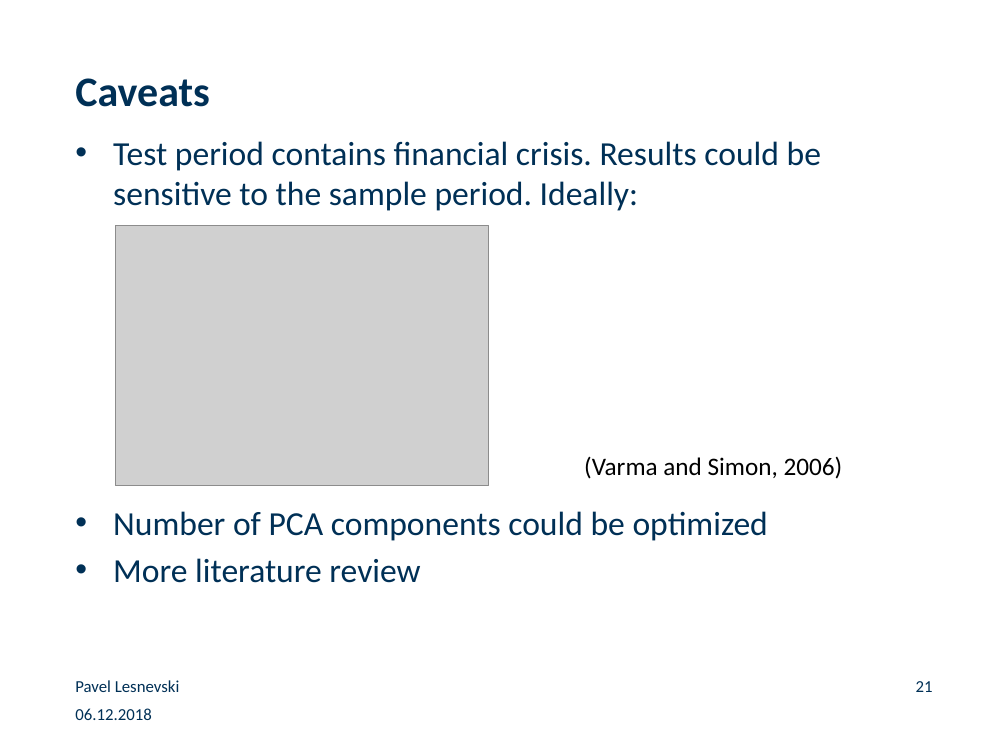
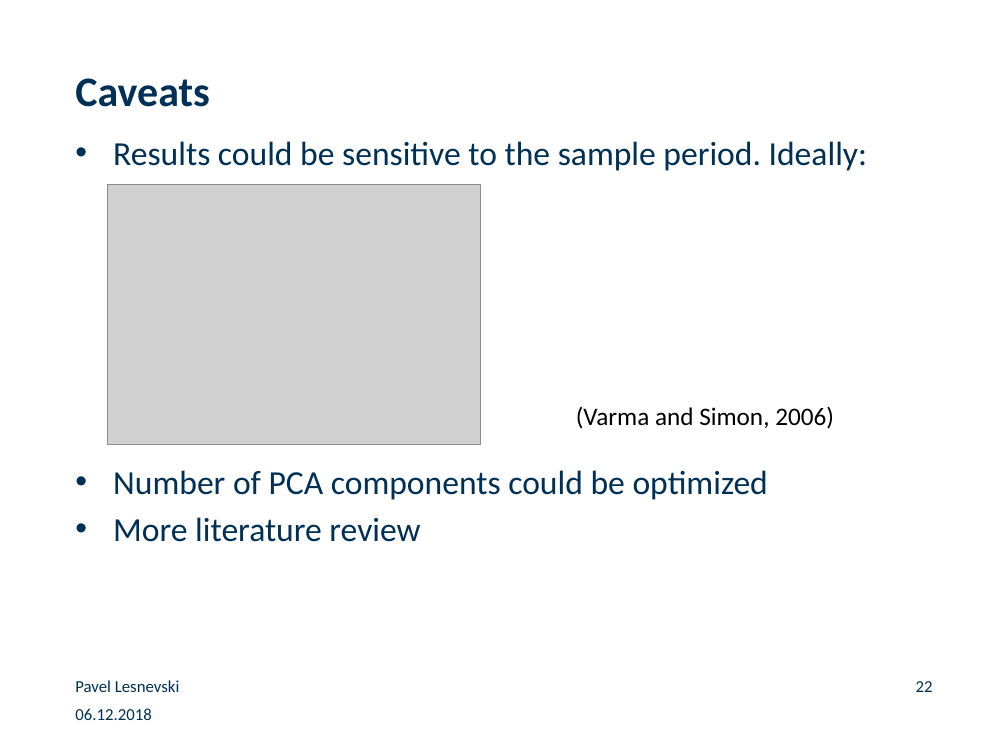
Before and after one commit to paveles/Machine_Learning_and_Equity_Index_Returns, a slide deck: slide 22 of _presentation/MachineLearning_StockMarketReturns.pptx (slide 21 before the commit). Drawn at 1008x756 pixels with LibreOffice and Linux fonts; fonts in the diff are those of the drawing; grey boxes stand for pictures; background and template pictures are left out. Boxes give left, top, right and bottom in pixels: in the first picture for what was removed or moved away, otherwise in the second. Text is boxed around its words. In the diff, an @@ line names an element or a change of style, - is before the commit and + after.

```diff
--- a/_presentation/MachineLearning_StockMarketReturns.pptx
+++ b/_presentation/MachineLearning_StockMarketReturns.pptx
@@ text at bbox=[113, 141, 867, 171]: text changed @@
-• Test period contains financial crisis. Results could be sensitive to the sample period. Ideally:
+• Results could be sensitive to the sample period. Ideally:
@@ picture: place and size @@
-picture at bbox=[115, 226, 489, 487]
+picture at bbox=[107, 184, 481, 446]
@@ text "(Varma and Simon, 2006)": place and size @@
-text "(Varma and Simon, 2006)" at bbox=[584, 456, 843, 479]
+text "(Varma and Simon, 2006)" at bbox=[576, 406, 834, 429]
@@ page number at bbox=[916, 681, 933, 692]: text changed @@
-21
+22
```
Also in this commit, not shown: 11 other slides changed, 1 slide added, 3 other files.
